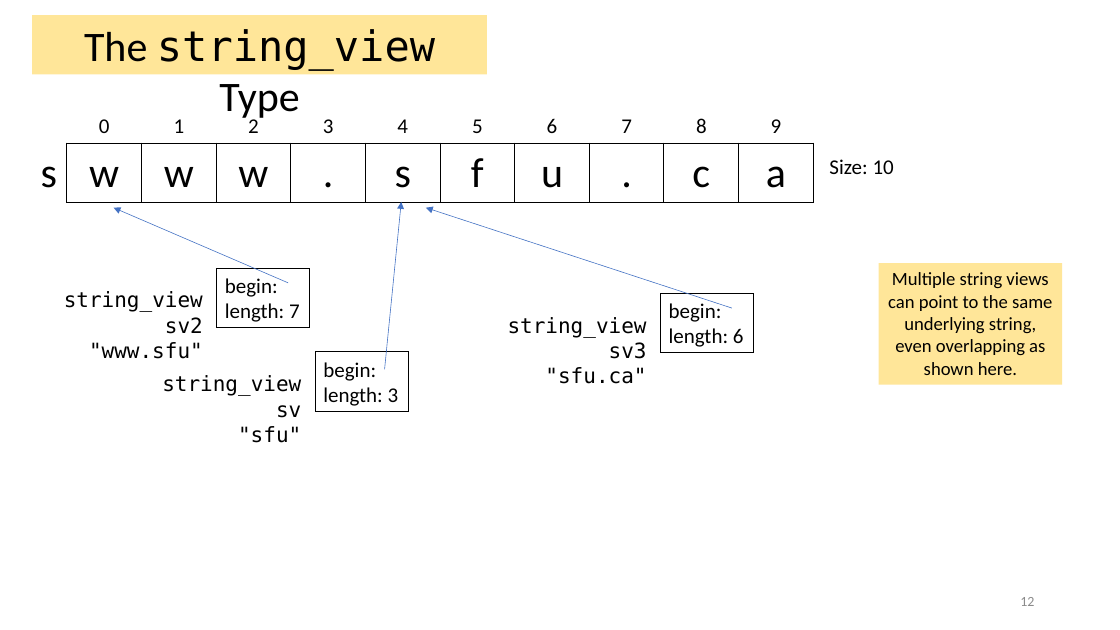
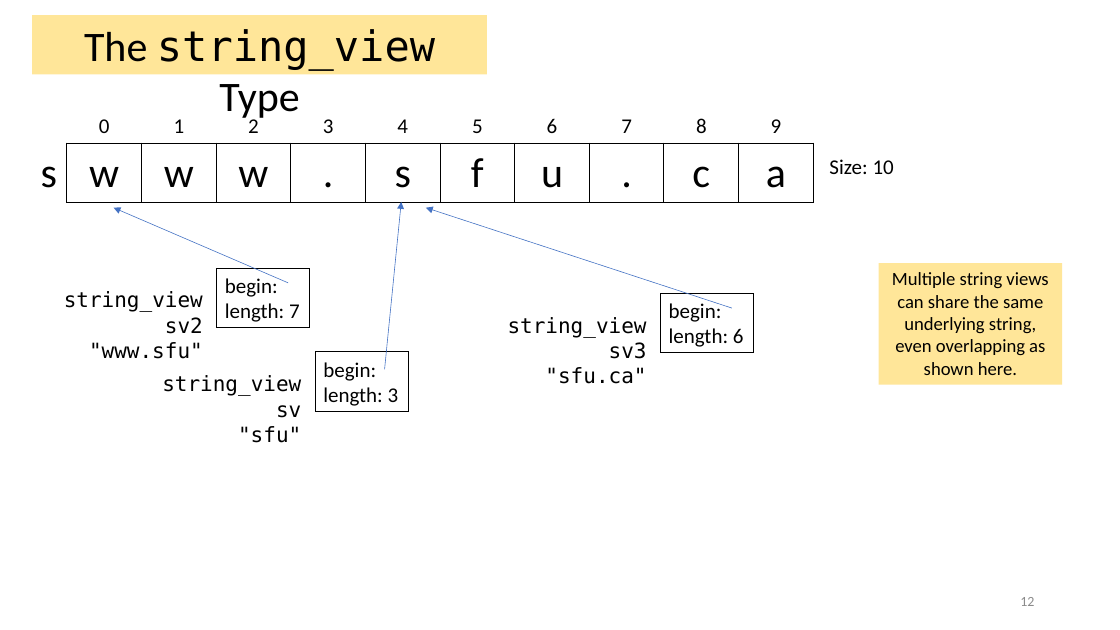
Before and after one commit to tjd1234/cmpt225fall2023, a slide deck: slide 12 of lecture_notes/week12/week12_strings.pptx. Drawn at 1120x630 pixels with LibreOffice and Linux fonts; fonts in the diff are those of the drawing. Boxes give left, top, right and bottom in pixels: in the first picture for what was removed or moved away, otherwise in the second. Text is boxed around its words. In the diff, an @@ line names an element or a change of style, - is before the commit and + after.

```diff
--- a/lecture_notes/week12/week12_strings.pptx
+++ b/lecture_notes/week12/week12_strings.pptx
@@ text in rectangle at (x1=892, y1=272, x2=1048, y2=375): text changed @@
-Multiple string views can point to the same underlying string, even overlapping as shown here.
+Multiple string views can share the same underlying string, even overlapping as shown here.
```
Also in this commit, not shown: 13 other slides changed, 1 other file.
